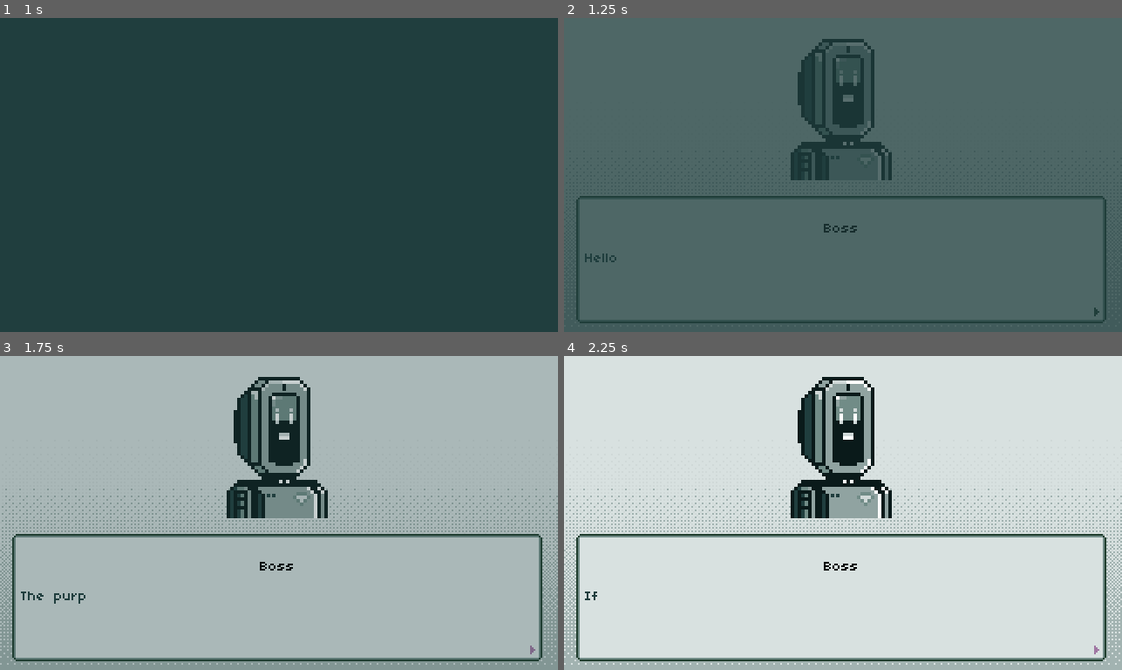
Above: before the commit, frames 1-4 (two rows, left to right).
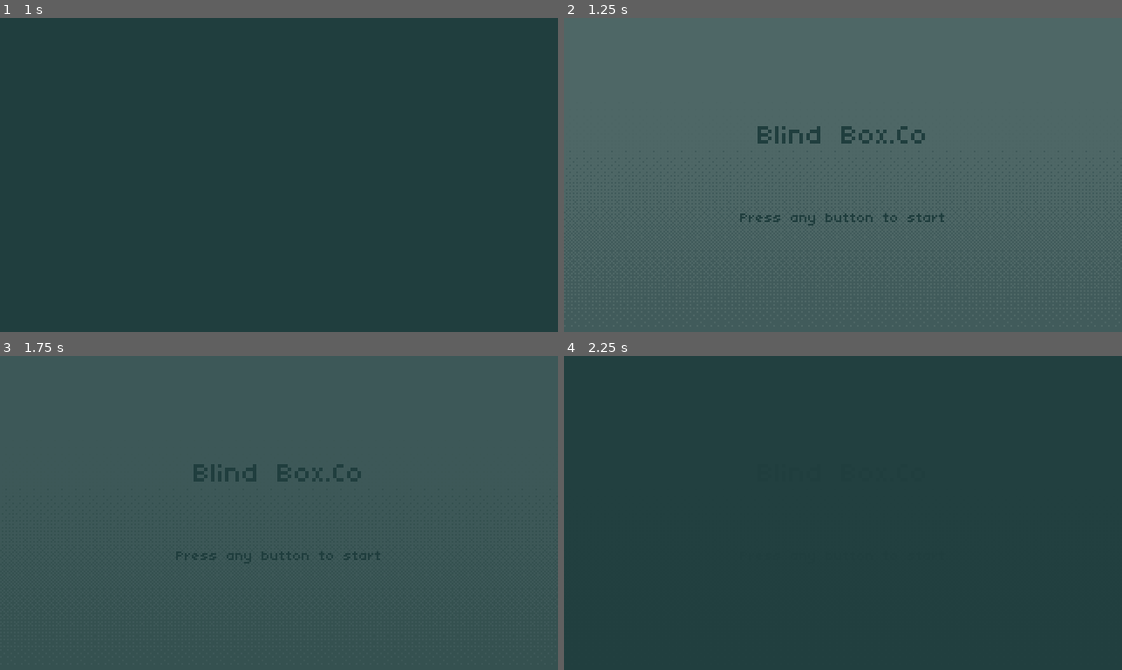
Above: after the commit, the same moments.

Repository: hkattt/blind-box-co
Game: Godot game, scene res://scenes/Main.tscn
Same seed, same stepped clock (60 frames per second), same inputs: the game is played once before the commit and once after it. Sound files missing from this copy of the repository are replaced by a short silence.
Inputs (mouse positions are in pixels of both pictures, inside the frame that each line leads up to):
- Up to frame 1 (1 s): tap Enter at 0.5 s; move the mouse to (401, 159) at 0.52 s; click (401, 159) at 0.67 s
- Up to frame 2 (1.25 s): no input
- Up to frame 3 (1.75 s): click (535, 651) at 1.27 s
- Up to frame 4 (2.25 s): click (1099, 651) at 2.02 s

Frame 1 is identical in both runs. In frame 2, 6.3% of the frame differs, in the area x 2-98%, y 6-98%; in frame 3, 100%, in the area x 0-100%, y 0-100%; in frame 4, 98%.

Commit message:
Added Main Menu screen

Diff:
--- a/src/dialogues/conversations/x-aea-12.json
+++ b/src/dialogues/conversations/x-aea-12.json
@@ -3,15 +3,15 @@
   "lines": [
 	{
 	  "speaker": "X Æ A-12",
-	  "line": "ɪ… αм… sєи∂ιиɢ… sσмє… ѕυρρʟιєѕ…"
+	  "line": "i... Am. z3nding... s0me... 3uPP1ies"
 	},
 	{
 	  "speaker": "X Æ A-12",
-	  "line": "тσ… ∆… ʀєρтιʟє… ζσσ…"
+	  "line": "T0... A... R3pTile... zØØ..."
 	},
 	{
 	  "speaker": "X Æ A-12",
-	  "line": "just… a… ζσσ. 𝓝σтнιиɢ… 𝓮𝓵𝓼𝓮."
+	  "line": "j|_|st... a... zØØ... n0thing... Els3..."
 	},
   ]
 }
--- /dev/null
+++ b/src/scenes/screens/MainMenu.tscn
@@ -0,0 +1,34 @@
+[gd_scene load_steps=3 format=3 uid="uid://bxftwwcd5pqr8"]
+
+[ext_resource type="Script" uid="uid://dk5osgn1gy2v2" path="res://scripts/screens/MainMenu.gd" id="1_bse5q"]
+[ext_resource type="Texture2D" uid="uid://dhrjvtnqftxfw" path="res://assets/images/report/report-background.png" id="1_d0hcd"]
+
+[node name="MainMenu" type="Node2D"]
+script = ExtResource("1_bse5q")
+
+[node name="Sprite2D" type="Sprite2D" parent="."]
+texture_filter = 3
+position = Vector2(160, 90)
+texture = ExtResource("1_d0hcd")
+
+[node name="MarginContainer" type="MarginContainer" parent="."]
+offset_right = 320.0
+offset_bottom = 180.0
+theme_override_constants/margin_top = 50
+
+[node name="VBoxContainer" type="VBoxContainer" parent="MarginContainer"]
+layout_mode = 2
+theme_override_constants/separation = 30
+
+[node name="Title" type="Label" parent="MarginContainer/VBoxContainer"]
+texture_filter = 3
+layout_mode = 2
+theme_override_font_sizes/font_size = 32
+text = "Blind Box.Co"
+horizontal_alignment = 1
+
+[node name="Instructions" type="Label" parent="MarginContainer/VBoxContainer"]
+texture_filter = 3
+layout_mode = 2
+text = "Press any button to start"
+horizontal_alignment = 1
--- a/src/scripts/Main.gd
+++ b/src/scripts/Main.gd
@@ -16,7 +16,8 @@
 
 const HIRED_EARNINGS: int = 50
 
-var game_screen: GameScreen = GameScreen.INTRO
+var game_screen: GameScreen = GameScreen.MAIN_MENU
+var main_menu: MainMenu
 var intro: Intro = null
 var daily_report: DailyReport = null
 var day: Day = null
@@ -35,6 +36,8 @@
 
 func _get_next_screen() -> GameScreen:
 	match game_screen:
+		GameScreen.MAIN_MENU:
+			return GameScreen.INTRO
 		GameScreen.INTRO:
 			return GameScreen.DAY
 		GameScreen.DAY:
@@ -57,6 +60,8 @@
 func _change_screen() -> void:
 	await screen_transition.fade_out()
 
+	if main_menu:
+		main_menu.queue_free()
 	if intro:
 		intro.queue_free()
 	if day:
@@ -65,6 +70,10 @@
 		daily_report.queue_free()
 
 	match game_screen:
+		GameScreen.MAIN_MENU:
+			main_menu = MainMenu.create()
+			main_menu.main_menu_complete.connect(_on_main_menu_complete, CONNECT_ONE_SHOT)
+			get_tree().current_scene.add_child(main_menu)
 		GameScreen.INTRO:
 			intro = Intro.create()
 			intro.intro_complete.connect(_on_intro_complete, CONNECT_ONE_SHOT)
@@ -78,7 +87,7 @@
 			DayManager.start_day(day_data, screen_transition)
 			DayManager.day_complete.connect(_on_day_complete, CONNECT_ONE_SHOT)
 		GameScreen.REPORT:
-			daily_report = DailyReport.create(interrogation_results, current_day_index + 1)
+			daily_report = DailyReport.create(interrogation_results, current_day_index)
 			daily_report.report_close.connect(_on_report_close, CONNECT_ONE_SHOT)
 			get_tree().current_scene.add_child(daily_report)
 		GameScreen.HIRED:
@@ -89,6 +98,10 @@
 			get_tree().current_scene.add_child(rejected)
 
 	await screen_transition.fade_in()
+
+func _on_main_menu_complete() -> void:
+	game_screen = _get_next_screen()
+	await _change_screen()
 
 func _on_intro_complete() -> void:
 	game_screen = _get_next_screen()
--- a/src/scripts/screens/DailyReport.gd
+++ b/src/scripts/screens/DailyReport.gd
@@ -19,6 +19,7 @@
 
 func _ready() -> void:
 	DialogueManager.reset()
+	print(day)
 	DialogueManager.load_dialogues(DialogueManager.DialogueType.EXPOSITION, "day{day}-report".format({"day": day}))
 	text_box.set_dialogue_sound(SoundManager.Sound.DIALOGUE2)
 	text_box.set_speaker("Boss")
--- /dev/null
+++ b/src/scripts/screens/MainMenu.gd
@@ -0,0 +1,14 @@
+class_name MainMenu extends Node2D
+
+signal main_menu_complete
+
+const main_menu_scene: PackedScene = preload("res://scenes/screens/MainMenu.tscn")
+
+static func create() -> MainMenu:
+	var main_menu: MainMenu = main_menu_scene.instantiate()
+	return main_menu
+
+func _unhandled_input(event: InputEvent) -> void:
+	if event.is_pressed():
+		SoundManager.play_sound(SoundManager.Sound.CLICK)
+		main_menu_complete.emit()
Not shown, added: src/export_presets.cfg
Not shown, added: src/scripts/screens/MainMenu.gd.uid
Not shown, changed: src/.gitignore
